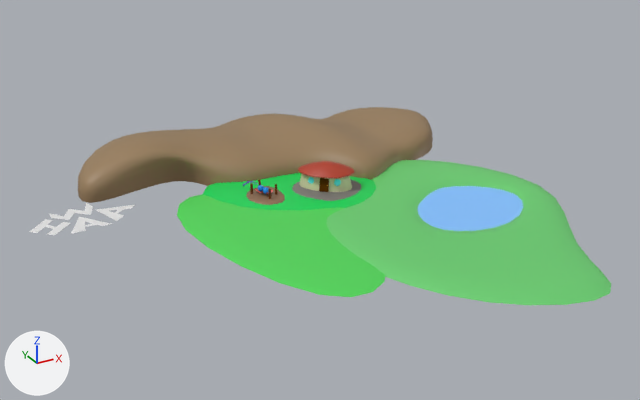
A saved change to the Blender file Blender/WorldScene.blend.
Rendered twice from a 50 mm lens placed at (-66.8, -109.1, 53.6), pointed at (-9.9, -5.7, 1.9). Arrows for +X, +Y and +Z are at lower left; the lights stay in place.
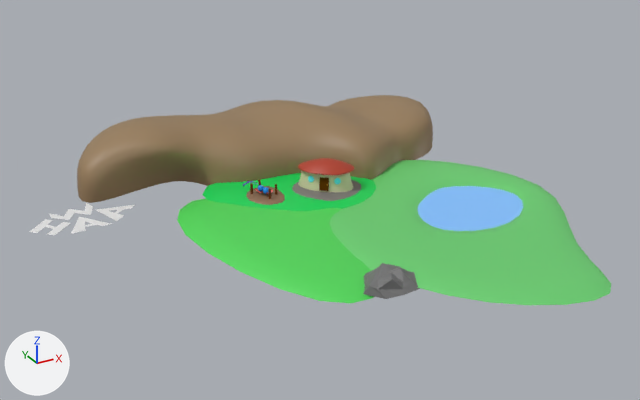
The change, as JSON lines over the scene's bpy script:
```json
{"op": "add", "block": "mat_material_012", "code": ["mat_material_012 = principled_material('Material.012')", "mat_material_012.base_color = (0.17, 0.17, 0.17)  # grey #737373"]}
{"block": "me_cube_010", "where": "me_cube_010.from_pydata(...)  # 16 vertices, 11 faces; spans x -26.2..5.6, y -16.4..22.7, z -1.9..1.0"}
{"block": "me_cube_010", "where": "# used by ob_cube_009; location = (-10.4, -6.3, -0.2); rotation_euler = (0.0, 0.0, 0.709), in degrees (0, 0, 41); scale = (1.0, 1.0, 0.167)"}
{"block": "me_cube_010", "change": "me_cube_010 part 1: all 8 vertices in x -26.2..5.6, y -16.4..22.7, z -1.9 are moved by (0.0, 0.0, -6.4)"}
{"block": "me_cube_014", "where": "# used by ob_cube_010; location = (-0.1, 17.0, 0.0)"}
{"op": "remove", "block": "me_cube_014", "code": "me_cube_014.from_pydata(...)  # 52 vertices, 40 faces; spans x -41.1..28.4, y -17.8..18.6, z -1.0..8.2"}
{"op": "add", "block": "me_cube_014", "code": "me_cube_014.from_pydata(...)  # 52 vertices, 40 faces; spans x -41.1..28.4, y -17.8..18.6, z -1.0..10.8"}
{"block": "me_cube_014", "change": "me_cube_014 part 2: 29 of the vertices in x -41.1..28.4, y -17.8..18.6, z 0.9..8.2 are moved by (0.0, 0.0, 2.7)"}
{"op": "add", "block": "me_cube_011", "code": ["me_cube_011 = bpy.data.meshes.new('Cube.011')", "me_cube_011.from_pydata(...)  # 26 vertices, 24 faces; spans x -4.19..4.01, y -2.57..5.17, z -1.31..1.53", "me_cube_011.materials.append(mat_material_012)  # grey #737373"]}
{"op": "set", "path": "ob_cube_008.location", "old": "(-4.6, 1.8, 0.2)", "new": "(-4.6, 1.8, 0.7)"}
{"op": "set", "path": "ob_plane_001.location", "old": "(-4.6, 1.7, 3.0)", "new": "(-4.6, 1.7, 3.5)"}
{"op": "set", "path": "ob_cube_009.location", "old": "(-10.4, -6.3, -0.2)", "new": "(-10.4, -6.3, 0.0)"}
{"op": "add", "block": "ob_cube_013", "code": ["ob_cube_013 = bpy.data.objects.new('Cube.013', me_cube_011)", "ob_cube_013.location = (-11.8, -27.9, 0.0)"]}
```

Changed parts and their boxes [x1, y1, x2, y2] in the pictures (640 x 400 px):
```json
{"object": "Cube.010", "change": "reshaped", "before": [78, 107, 433, 203], "after": [77, 95, 433, 203], "on screen": "12% taller"}
{"object": "Cube.009", "change": "reshaped, moved", "before": [177, 195, 386, 297], "after": [177, 198, 374, 303]}
{"object": "Cube.013", "change": "added", "after": [363, 263, 420, 299]}
{"object": "Plane.001", "change": "moved", "before": [298, 161, 355, 178], "after": [298, 158, 355, 175]}
{"object": "Cube.008", "change": "moved", "before": [299, 174, 352, 192], "after": [298, 171, 353, 192]}
```
